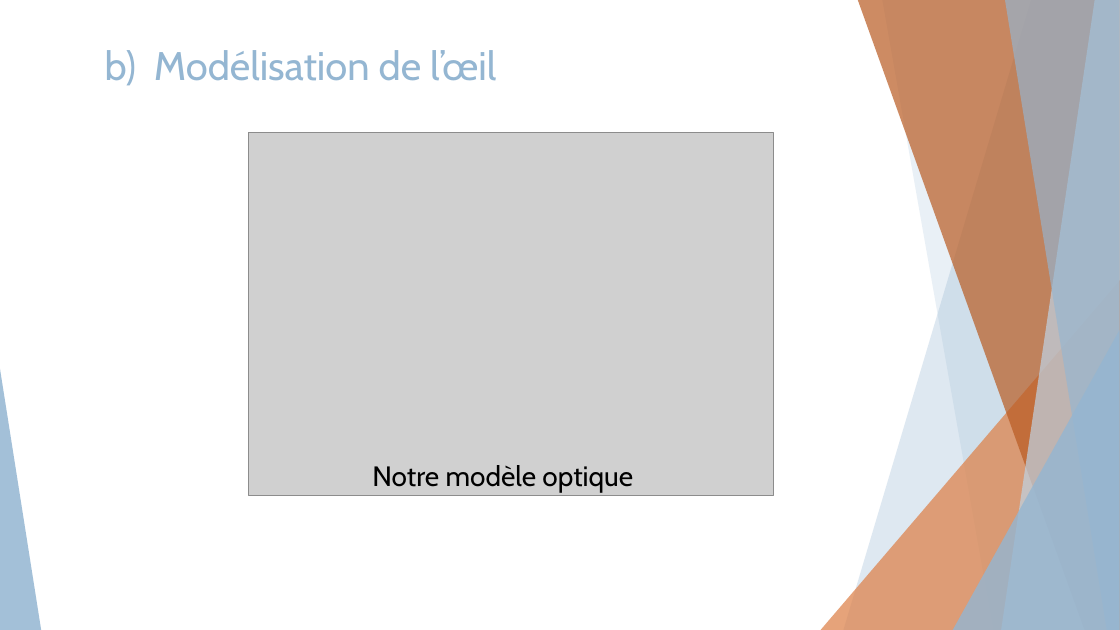
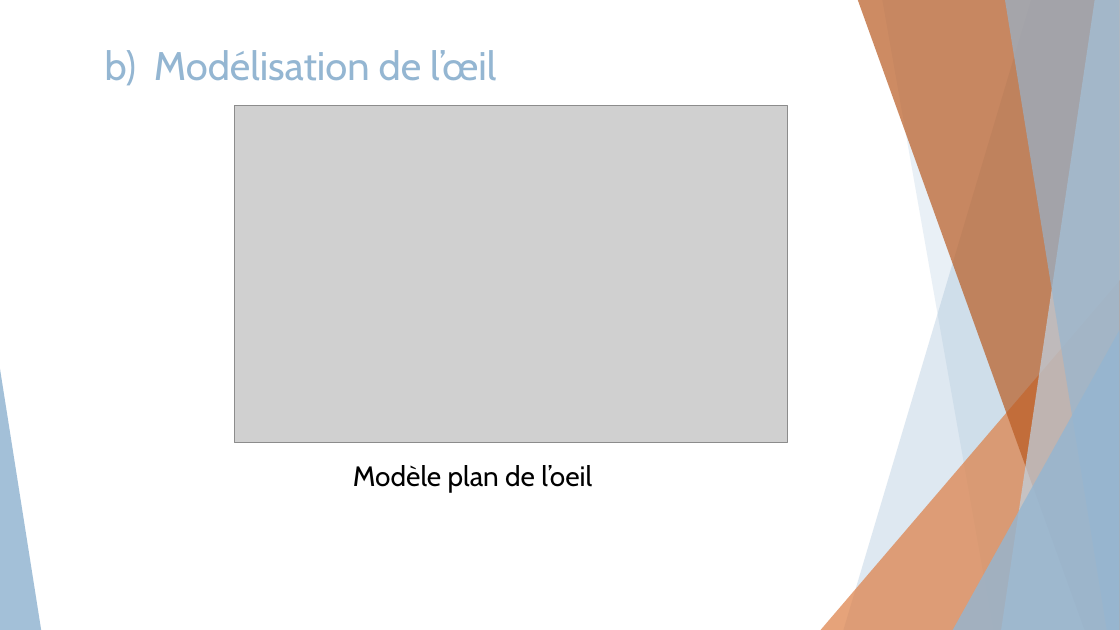
Before and after one commit to Lucas-brb/TIPE-2022, a slide deck: slide 5 of Présentation/Mesure des défauts de l'oeil v3.pptx. Drawn at 1120x630 pixels with LibreOffice and Linux fonts; fonts in the diff are those of the drawing; grey boxes stand for pictures. Boxes give left, top, right and bottom in pixels: in the first picture for what was removed or moved away, otherwise in the second. Text is boxed around its words. In the diff, an @@ line names an element or a change of style, - is before the commit and + after.

```diff
--- a/Présentation/Mesure des défauts de l'oeil v3.pptx
+++ b/Présentation/Mesure des défauts de l'oeil v3.pptx
@@ picture: place and size @@
-picture at (249, 133, 773, 495)
+picture at (234, 106, 787, 443)
@@ text at (353, 465, 592, 493): text changed @@
-Notre modèle optique
+Modèle plan de l’oeil
```
Also in this commit, not shown: 5 other slides changed.
